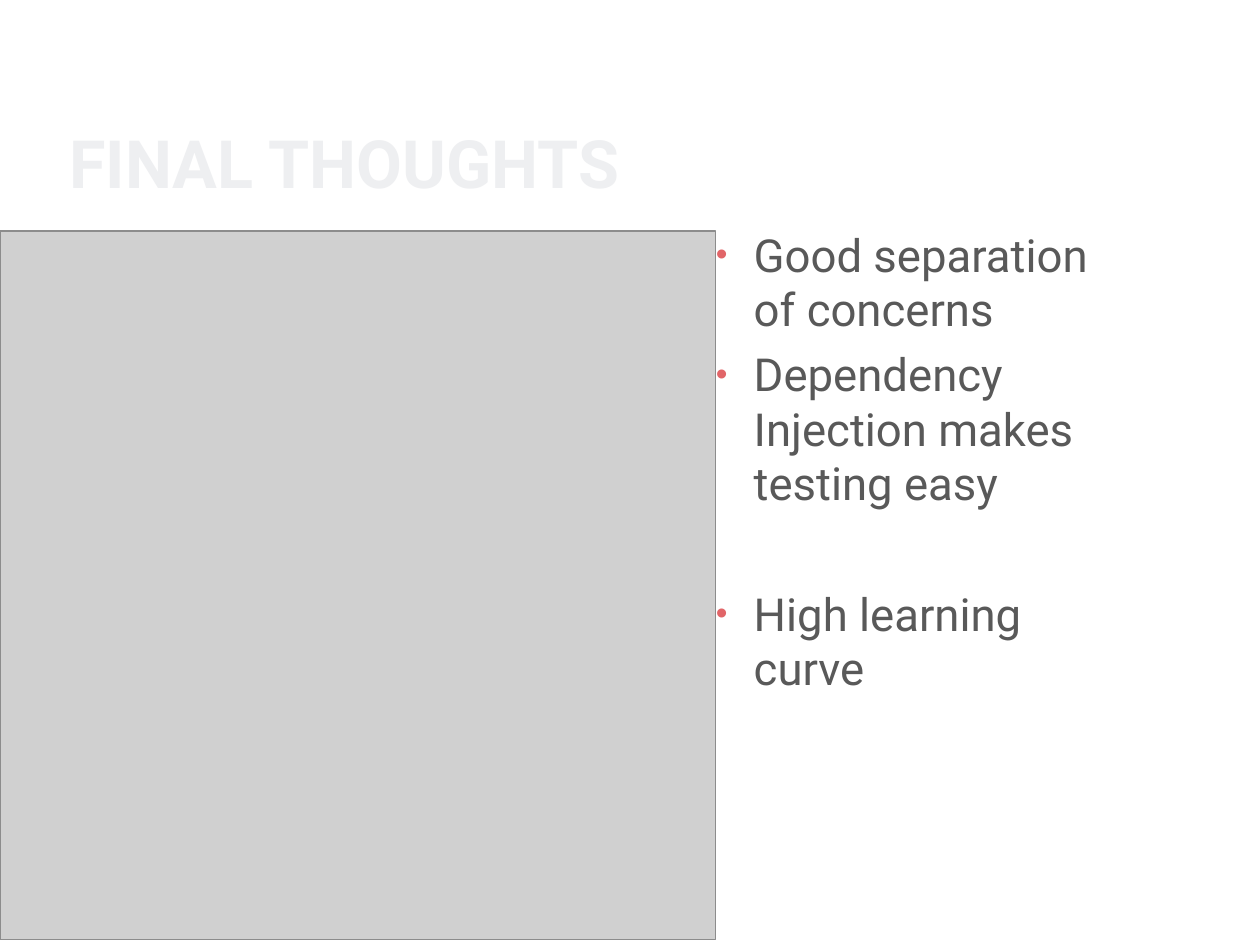
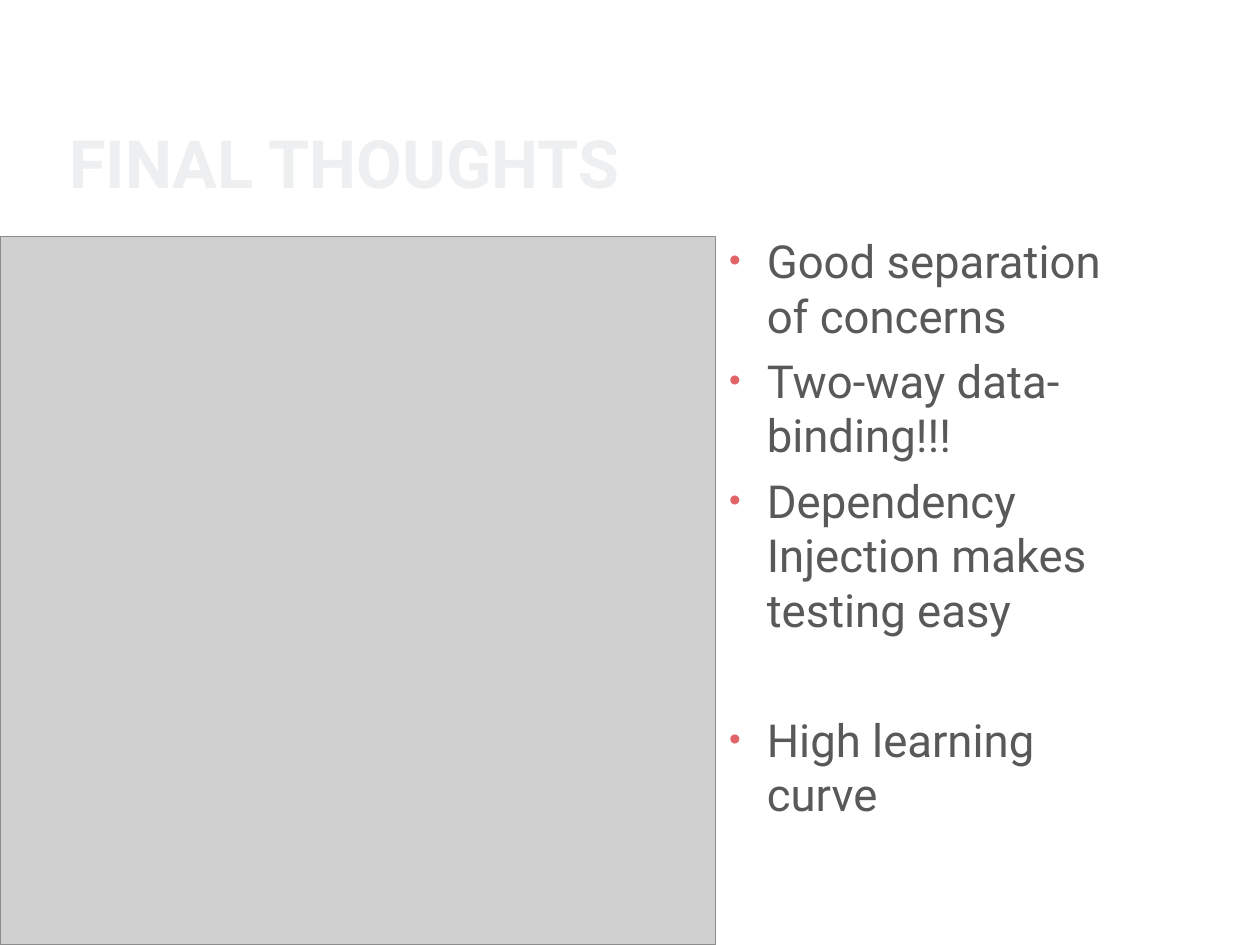
Before and after one commit to gibson-wong/AngularJS-Project, a slide deck: slide 17 of AngularJS.pptx. Drawn at 1260x945 pixels with LibreOffice and Linux fonts; fonts in the diff are those of the drawing; grey boxes stand for pictures; background and template pictures are left out. Boxes give left, top, right and bottom in pixels: in the first picture for what was removed or moved away, otherwise in the second. Text is boxed around its words. In the diff, an @@ line names an element or a change of style, - is before the commit and + after.

```diff
--- a/AngularJS.pptx
+++ b/AngularJS.pptx
@@ picture: place and size @@
-picture at [0, 231, 716, 939]
+picture at [0, 237, 716, 945]
@@ text "Good separation of concerns": place and size @@
-text "Good separation of concerns" at [754, 238, 1087, 686]
+text "Good separation of concerns" at [767, 244, 1101, 812]
@@ text at [767, 364, 1060, 462]: paragraph added @@
+• Two-way data-binding!!!
```
Also in this commit, not shown: 8 other slides changed, 1 slide added, 8 other files.
